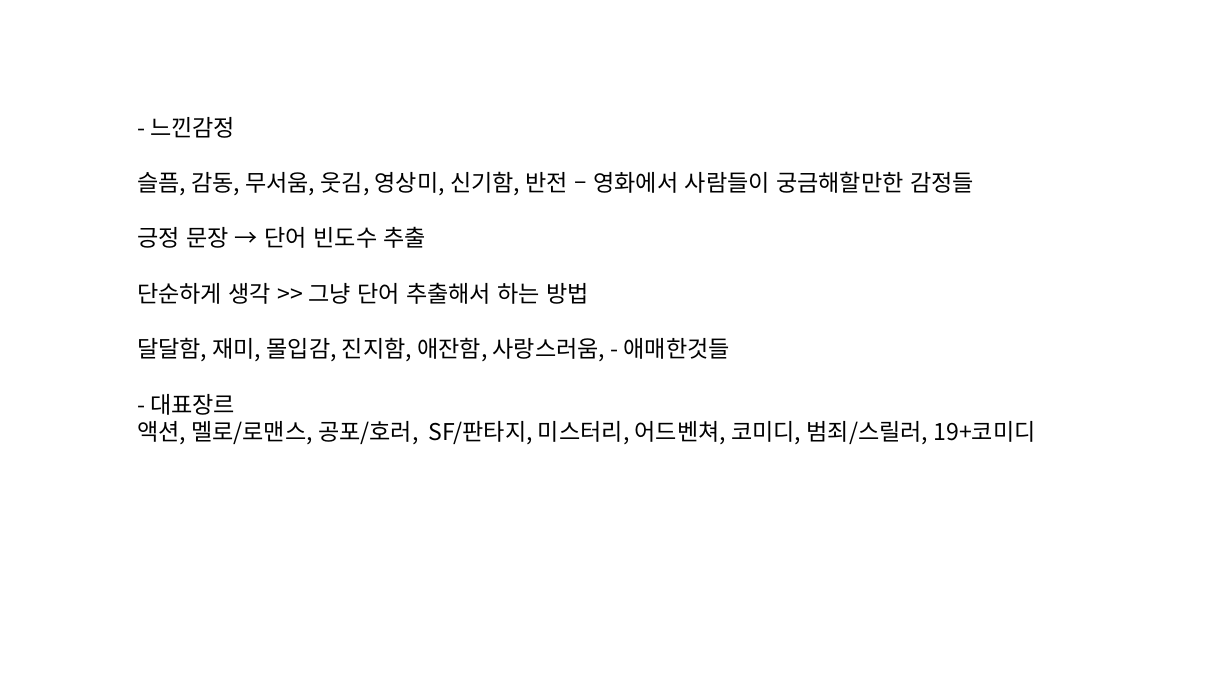
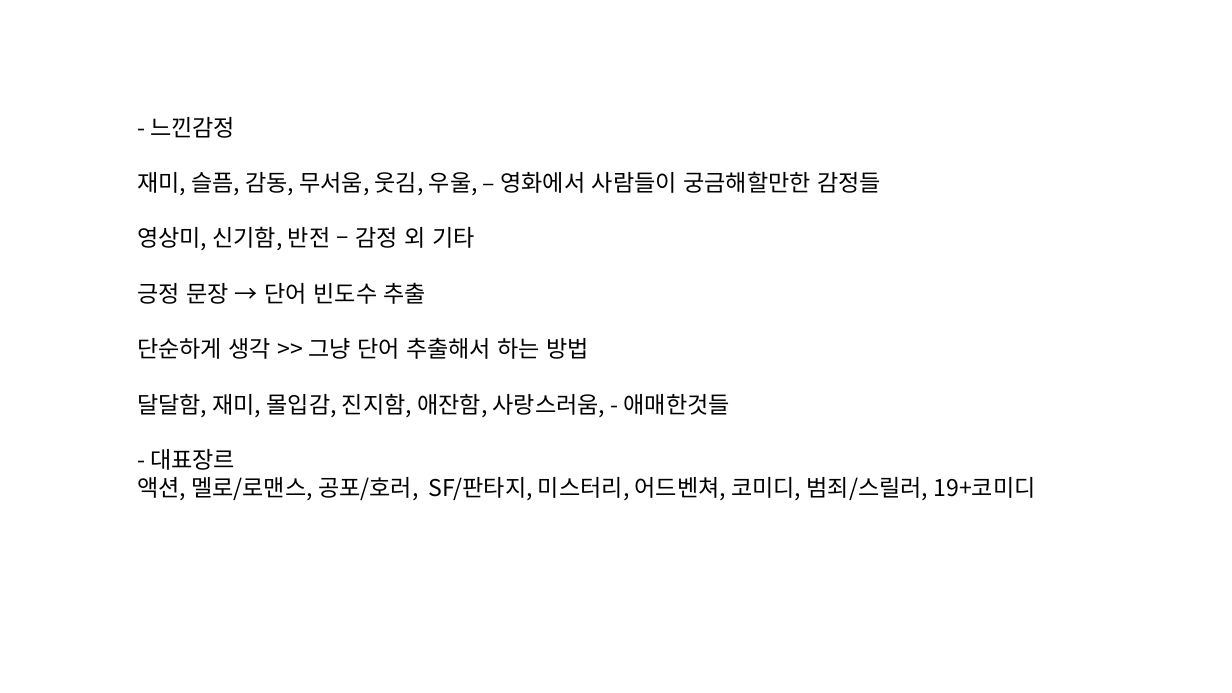
Before and after one commit to chongs02/final_project, a slide deck: slide 1 of DataScience/Etc/감정분석_기준.pptx. Drawn at 1232x693 pixels with LibreOffice and Linux fonts; fonts in the diff are those of the drawing. Boxes give left, top, right and bottom in pixels: in the first picture for what was removed or moved away, otherwise in the second. Text is boxed around its words. In the diff, an @@ line names an element or a change of style, - is before the commit and + after.

```diff
--- a/DataScience/Etc/감정분석_기준.pptx
+++ b/DataScience/Etc/감정분석_기준.pptx
@@ text at [137, 171, 881, 250]: text changed @@
-슬픔, 감동, 무서움, 웃김, 영상미, 신기함, 반전 – 영화에서 사람들이 궁금해할만한 감정들
+재미, 슬픔, 감동, 무서움, 웃김, 우울, – 영화에서 사람들이 궁금해할만한 감정들
+영상미, 신기함, 반전 – 감정 외 기타
```
Also in this commit, not shown: 5 slides removed, 17 other files.
